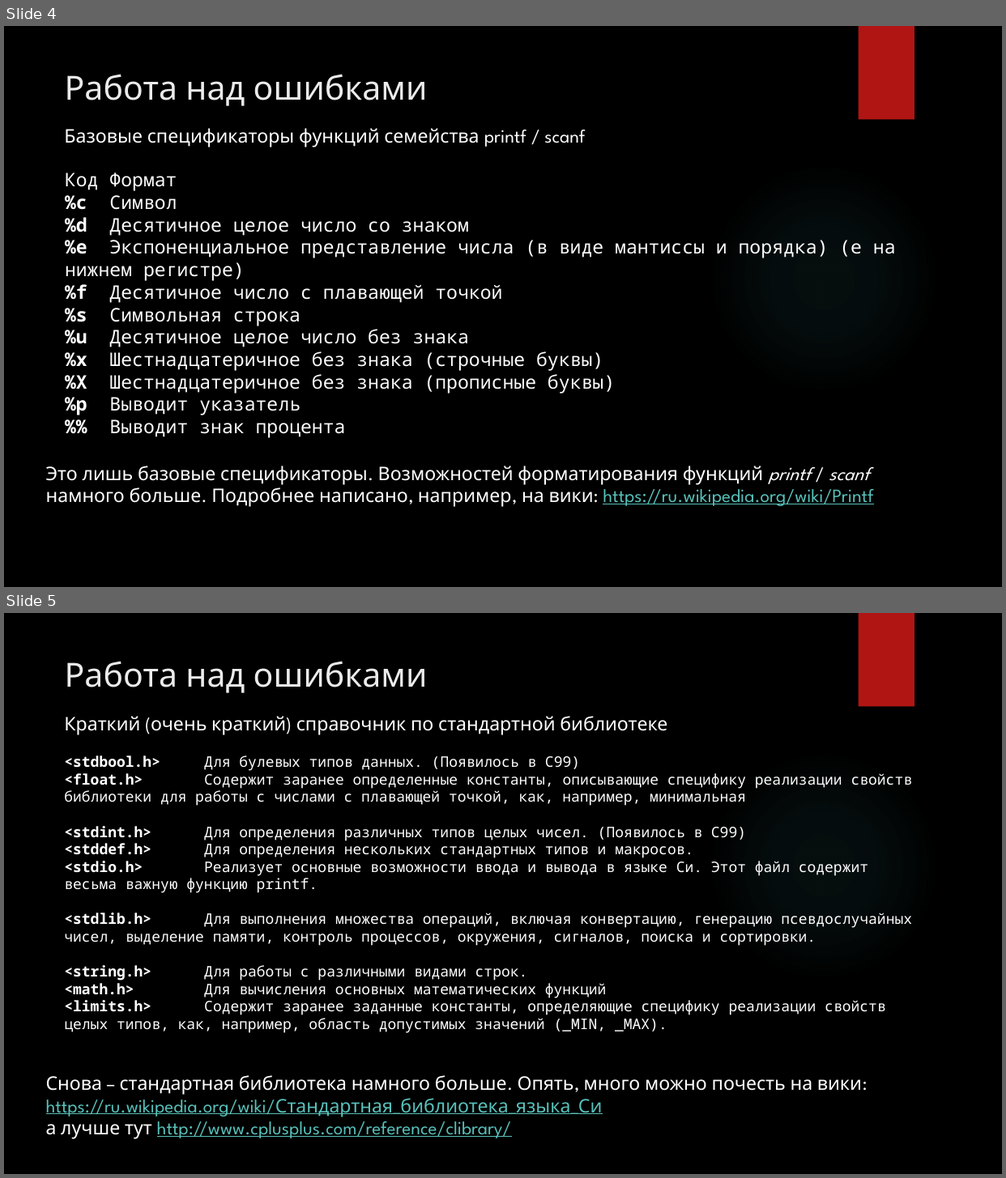
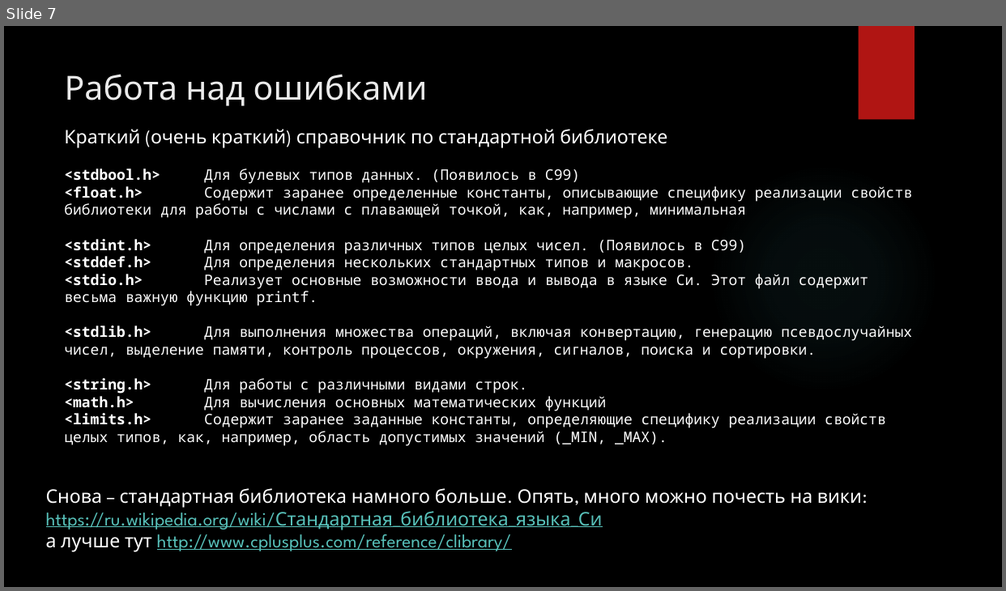
Before and after one commit to cansat-rsce/Organisation, a slide deck: лекции/Лекция2. Программирование на языке С (продолжение).pptx. Shown one above the other, each under a label of ours: slides 4 and 5 before the commit, slide 7 after it. The pictures are 1006x1178 and 1006x591 pixels, drawn with LibreOffice and Linux fonts; fonts in the diff are those of the drawing; background and template pictures are left out. Boxes give left, top, right and bottom in pixels: in the first picture for what was removed or moved away, otherwise in the second. Text is boxed around its words. In the diff, an @@ line names an element or a change of style, - is before the commit and + after.

```diff
--- a/лекции/Лекция2. Программирование на языке С (продолжение).pptx
+++ b/лекции/Лекция2. Программирование на языке С (продолжение).pptx
@@ slide 4 removed at [4, 26, 1002, 587], background picture (left out); not listed: 2 template elements that a slide beside it also shows @@
@@ title removed at [65, 74, 428, 106] @@
-Работа над ошибками
@@ text removed at [64, 128, 585, 147] @@
-Базовые спецификаторы функций семейства printf / scanf
@@ text removed at [65, 173, 896, 438] @@
-Код Формат
-%с Символ
-%d Десятичное целое число со знаком
-%e Экспоненциальное представление числа (в виде мантиссы и порядка) (e на нижнем регистре)
-%f Десятичное число с плавающей точкой
-%s Символьная строка
-%u Десятичное целое число без знака
-%x Шестнадцатеричное без знака (строчные буквы)
-%X Шестнадцатеричное без знака (прописные буквы)
-%p Выводит указатель
-%% Выводит знак процента
@@ text removed at [46, 466, 873, 507] @@
-Это лишь базовые спецификаторы. Возможностей форматирования функций printf / scanf
-намного больше. Подробнее написано, например, на вики: https://ru.wikipedia.org/wiki/Printf
@@ what was slide 5 is now slide 7 @@
```
Also in this commit, not shown: 7 slides changed, 13 slides added, 19 other slides removed, 2 other files.
